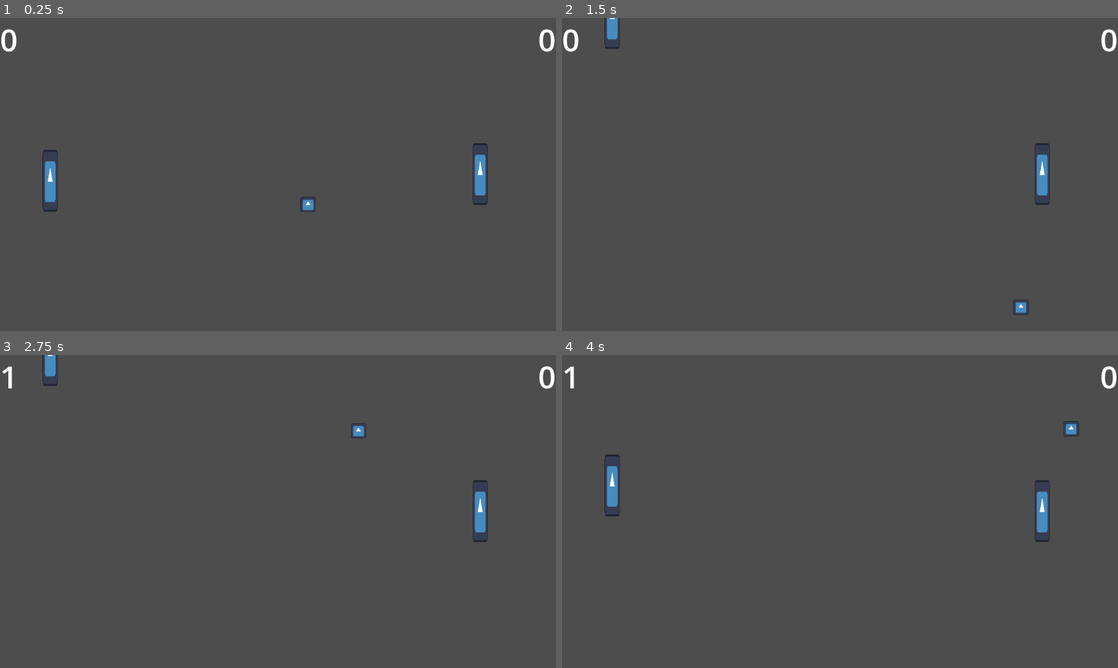
Above: before the commit, frames 1-4 (two rows, left to right).
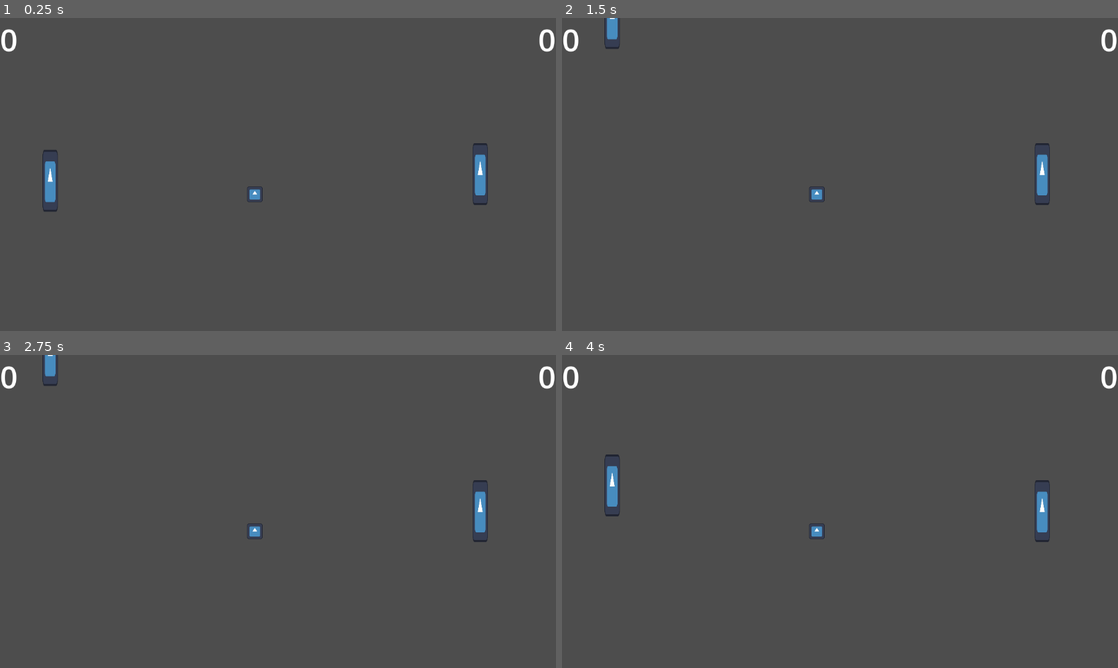
Above: after the commit, the same moments.

Repository: Nokorpo/pong-test
Game: Godot game, scene res://main.tscn
The game is run twice, just before and just after one commit, with the same random seed, the same clock (stepped at 60 frames per second) and the same inputs. The engine's default icon, where the game draws it, is replaced by a stand-in: a white triangle on a blue panel in a dark square.
Inputs (mouse positions are in pixels of both pictures, inside the frame that each line leads up to):
- Up to frame 1 (0.25 s): no input
- Up to frame 2 (1.5 s): tap Enter at 0.5 s; move the mouse to (962, 158) at 0.52 s; hold W (player1_up) 0.53-1.25 s; hold Shift 0.53-1.25 s; click (962, 158) at 0.67 s; drag from (728, 190) to (567, 177) at 1.27 s
- Up to frame 3 (2.75 s): move the mouse to (333, 442) at 2.02 s; hold W (player1_up) from 2.03 s (still down); tap Ctrl at 2.1 s
- Up to frame 4 (4 s): release W (player1_up) at 2.75 s; drag from (812, 574) to (1106, 514) at 2.77 s; move the mouse to (1006, 558) at 3.52 s; hold S (player1_down) from 3.53 s (still down); tap Alt at 3.6 s

The runs differ from the first frame. In frame 1, 0.2% of the frame differs, in the area x 44-57%, y 53-62%; in frame 2, 0.2%; in frame 3, 0.3%, in the area x 0-66%, y 3-59%; in frame 4, 0.3%.

Commit message:
Tests implemented during session

Diff:
--- a/main.tscn
+++ b/main.tscn
@@ -14,10 +14,7 @@
 player_index = 2
 
 [node name="Pelota" parent="." unique_id=1767011306 instance=ExtResource("2_h2yge")]
-position = Vector2(576, 324)
-
-[node name="Node2D" type="Node2D" parent="." unique_id=540509669]
-position = Vector2(1152, 648)
+position = Vector2(528, 365)
 
 [node name="Porteria" parent="." unique_id=515597052 node_paths=PackedStringArray("score_label") instance=ExtResource("3_h2yge")]
 score_label = NodePath("../CanvasLayer/Control/Label2")
@@ -37,6 +34,7 @@
 grow_vertical = 2
 size_flags_horizontal = 3
 size_flags_vertical = 3
+metadata/_edit_use_anchors_ = true
 
 [node name="Label" type="Label" parent="CanvasLayer/Control" unique_id=1690066816]
 layout_mode = 1
@@ -44,6 +42,7 @@
 offset_bottom = 23.0
 theme_override_font_sizes/font_size = 64
 text = "1"
+metadata/_edit_use_anchors_ = true
 
 [node name="Label2" type="Label" parent="CanvasLayer/Control" unique_id=254187089]
 layout_mode = 1
@@ -55,3 +54,7 @@
 grow_horizontal = 0
 theme_override_font_sizes/font_size = 64
 text = "2"
+metadata/_edit_use_anchors_ = true
+
+[node name="Node2D" type="Node2D" parent="." unique_id=2088080366]
+position = Vector2(576, 324)
--- a/pala.gd
+++ b/pala.gd
@@ -2,9 +2,6 @@
 
 const MOVEMENT_SPEED: float = 10.
 @export var player_index: int = 1
-
-func _ready() -> void:
-	pass # Replace with function body.
 
 func _process(_delta: float) -> void:
 	if Input.is_action_pressed("player%d_down" % player_index):
--- a/pelota.gd
+++ b/pelota.gd
@@ -1,18 +1,22 @@
 extends CharacterBody2D
+
+signal bounce(new_velocity: Vector2)
 
 const INITIAL_SPEED: float = 250.
 var speed: Vector2 = Vector2.ZERO
 
 func _ready() -> void:
-	speed = Vector2(1,1) * INITIAL_SPEED
+	pass #speed = Vector2(1,1) * INITIAL_SPEED
 
 func _process(_delta: float) -> void:
 	velocity = speed
 	var collision := move_and_slide()
 	if collision:
 		speed.x *= -1
+		bounce.emit(speed)
 	if not get_viewport_rect().has_point(global_position):
 		speed.y *= -1
+		bounce.emit(speed)
 
 func reset() -> void:
 	global_position = get_viewport_rect().get_center()
--- /dev/null
+++ b/tests/test_pala.gd
@@ -0,0 +1,98 @@
+extends GutTest
+
+class TestPaddleInput extends GutTest:
+
+	var _sender = InputSender.new(Input)
+
+	var game: Node2D
+
+	func before_all():
+		var game_scene: PackedScene = load("res://main.tscn")
+		game = game_scene.instantiate()
+		add_child(game)
+
+	func after_each():
+		_sender.release_all()
+		_sender.clear()
+
+	func after_all():
+		game.free()
+
+	func test_paddle_moves_up():
+		# GIVEN
+		var paddle: Node2D = game.find_child("Pala")
+		var initial_position: Vector2 = paddle.position
+
+		# WHEN
+		_sender.action_down("player1_up").hold_for(2)
+		await wait_seconds(1)
+
+		# THEN
+		assert_lt(paddle.position.y, initial_position.y, "paddle didn't move up")
+
+	func test_paddle_moves_down():
+		# GIVEN
+		var paddle: Node2D = game.find_child("Pala")
+		var initial_position: Vector2 = paddle.position
+
+		# WHEN
+		_sender.action_down("player1_down").hold_for(1)
+		await _sender.idle
+
+		# THEN
+		assert_gt(paddle.position.y, initial_position.y, "paddle didn't move up")
+
+
+class TestPaddleBallIntegration extends GutTest:
+	var pala_scene: PackedScene = load("res://pala.tscn")
+	var ball_scene: PackedScene = load("res://pelota.tscn")
+
+	func test_paddle_makes_ball_bounce_sleep():
+		# GIVEN
+		var paddle: Node2D = add_child_autofree(pala_scene.instantiate())
+		paddle.global_position = Vector2(500, 300)
+		var ball: Node2D = add_child_autofree(ball_scene.instantiate())
+
+		ball.global_position = paddle.global_position + Vector2(200, -200)
+		ball.speed = Vector2(-1, 1) * ball.INITIAL_SPEED
+
+		# WHEN
+		await wait_seconds(10)
+
+		# THEN
+		assert_almost_eq(ball.velocity, Vector2(1, 1) * ball.INITIAL_SPEED, Vector2(0.1, 0.1), "ball didn't bounce")
+
+	func test_paddle_makes_ball_bounce_signal():
+		# GIVEN
+		var paddle: Node2D = add_child_autofree(pala_scene.instantiate())
+		paddle.global_position = Vector2(500, 300)
+		var ball: Node2D = add_child_autofree(ball_scene.instantiate())
+
+		ball.global_position = paddle.global_position + Vector2(200, -200)
+		ball.speed = Vector2(-1, 1) * ball.INITIAL_SPEED/2
+
+		# WHEN
+		await wait_for_signal(ball.bounce, 2, "waiting for ball to bounce")
+
+		# THEN
+		assert_almost_eq(ball.velocity, Vector2(1, 1) * ball.INITIAL_SPEED/2, Vector2(0.1, 0.1), "ball didn't bounce")
+
+	func test_paddle_makes_ball_bounce_polling():
+		# GIVEN
+		var paddle: Node2D = add_child_autofree(pala_scene.instantiate())
+		paddle.global_position = Vector2(500, 300)
+		var ball: Node2D = add_child_autofree(ball_scene.instantiate())
+
+		ball.global_position = paddle.global_position + Vector2(200, -200)
+		ball.speed = Vector2(-1, 1) * ball.INITIAL_SPEED/2
+
+		# WHEN
+		await wait_idle_frames(1)
+		var timeout: float = 2000
+		var initial_time: float = Time.get_ticks_msec()
+		while(ball.velocity.x < 0 \
+			and Time.get_ticks_msec() < initial_time + timeout):
+				await wait_seconds(0.2, "waiting for ball to bounce")
+
+		# THEN
+		assert_almost_eq(ball.velocity, Vector2(1, 1) * ball.INITIAL_SPEED/2, Vector2(0.1, 0.1), "ball didn't bounce")
--- a/tests/test_starts.gd
+++ b/tests/test_starts.gd
@@ -10,3 +10,55 @@
 	# THEN
 	var ball: Node2D = game.find_child("Pelota")
 	assert_not_null(ball, "la pelota no existe")
+
+func test_pala_exists():
+	# GIVEN
+	var game: Node2D = add_child_autofree(load("res://main.tscn").instantiate())
+
+	# WHEN
+	#it is loaded
+
+	# THEN
+	var paddle: Node2D = game.find_child("Pala")
+	assert_not_null(paddle, "la pala no existe")
+
+func test_ball_moves():
+	# GIVEN
+	var game: Node2D = add_child_autofree(load("res://main.tscn").instantiate())
+	var ball: Node2D = game.find_child("Pelota")
+	var initial_position: Vector2 = ball.position
+
+	# WHEN
+	await wait_seconds(1)
+
+	# THEN
+	assert_gt(ball.position, initial_position, "ball did not move")
+
+func test_ball_scores_wait():
+	# GIVEN
+	var game: Node2D = add_child_autofree(load("res://main.tscn").instantiate())
+	var ball: Node2D = game.find_child("Pelota")
+	ball.position = Vector2(1134.0, 332.0)
+	# porteria
+	var score: Label = game.find_child("Label")
+
+	# WHEN
+	await wait_frames(1)
+
+	# THEN
+	assert_eq(score.text, "1", "the goal wasn't scored")
+	assert_almost_eq(ball.position, Vector2(576.0, 324.0), Vector2(10, 10), "the ball position wasn't resetted")
+
+func test_ball_scores_direct():
+	# GIVEN
+	var game: Node2D = add_child_autofree(load("res://main.tscn").instantiate())
+	var ball: Node2D = game.find_child("Pelota")
+	var goal: Node2D = game.find_child("Porteria2")
+	var score: Label = game.find_child("Label")
+
+	# WHEN
+	goal._on_body_entered(ball)
+
+	# THEN
+	assert_eq(score.text, "1", "the goal wasn't scored")
+	assert_almost_eq(ball.position, Vector2(576.0, 324.0), Vector2(10, 10), "the ball position wasn't resetted")
Not shown, added: tests/test_pala.gd.uid
